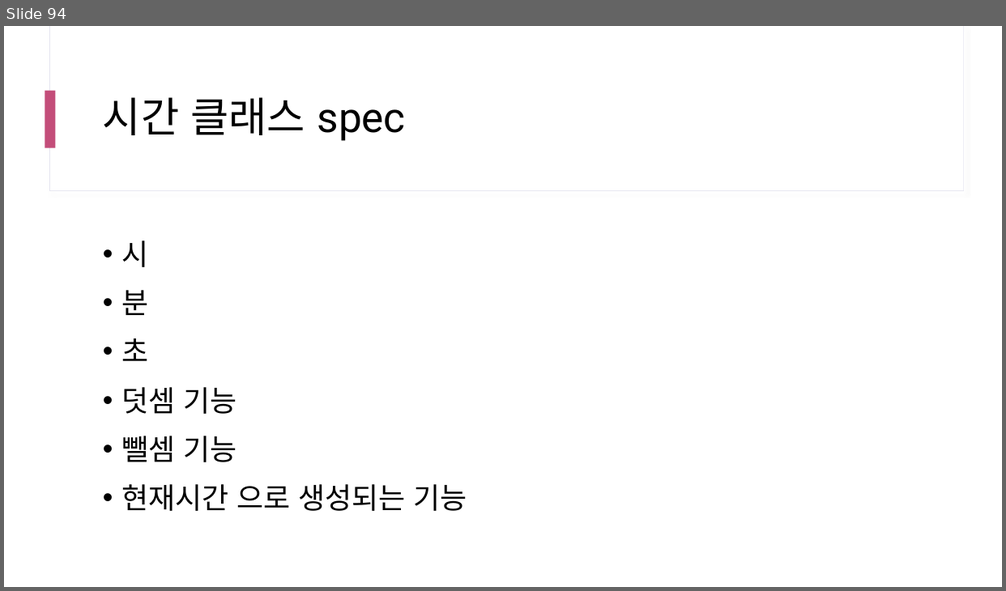
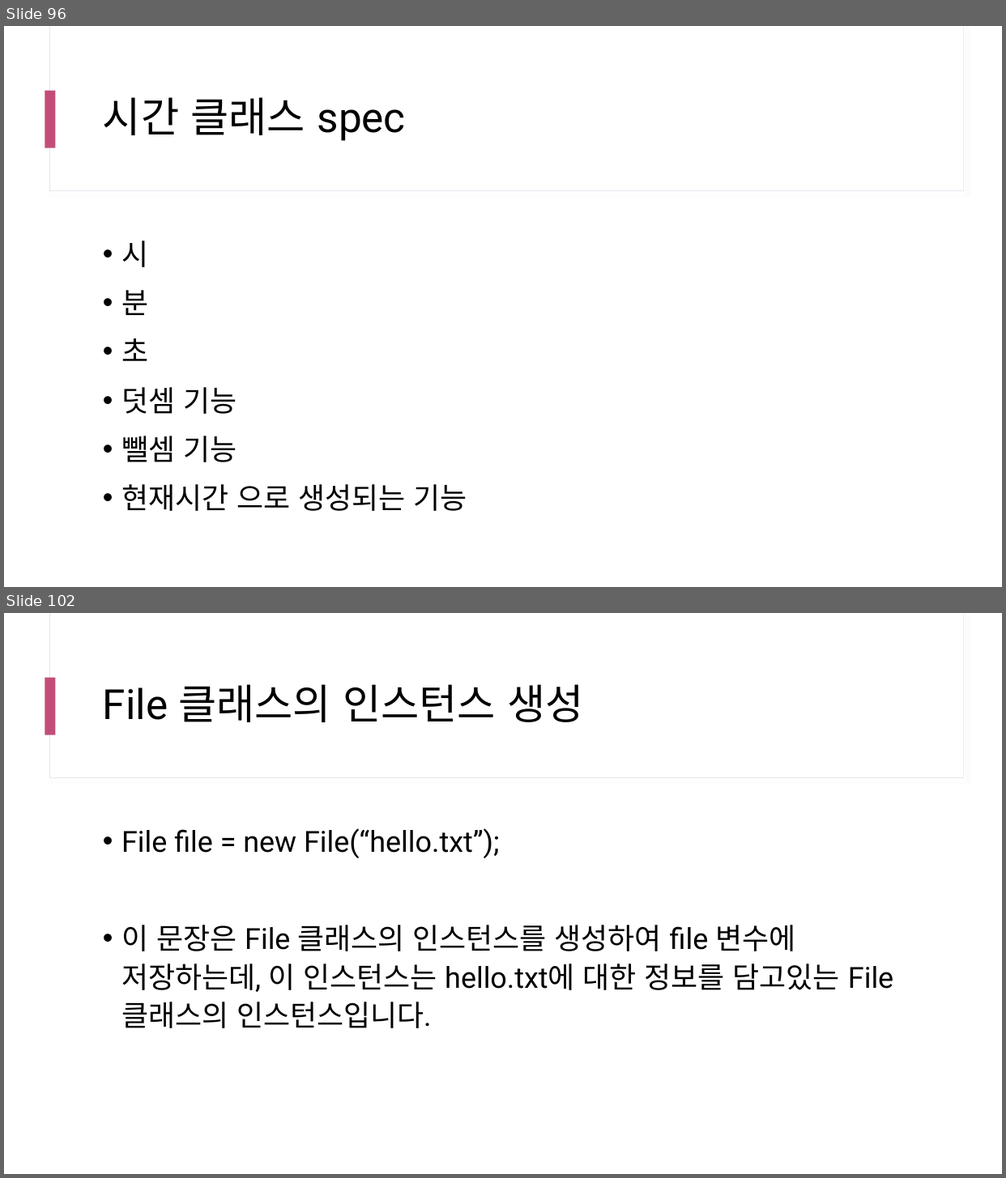
Before and after one commit to yhs0602/SPLIT_lecture_examples, a slide deck: docs/SPLIT 17차 Java.pptx. Shown one above the other, each under a label of ours: slide 94 before the commit, slides 96 and 102 after it; the slides between them are not shown. The pictures are 1006x591 and 1006x1178 pixels, drawn with LibreOffice and Linux fonts; fonts in the diff are those of the drawing. Boxes give left, top, right and bottom in pixels: in the first picture for what was removed or moved away, otherwise in the second. Text is boxed around its words. In the diff, an @@ line names an element or a change of style, - is before the commit and + after.

```diff
--- a/docs/SPLIT 17차 Java.pptx
+++ b/docs/SPLIT 17차 Java.pptx
@@ slide 102 added at (4, 613, 1002, 1174), background #FFFFFF; not listed: 3 template elements that a slide beside it also shows @@
@@ title added at (103, 684, 583, 722), 40 pt, text #000000 @@
+File 클래스의 인스턴스 생성
@@ text added at (121, 828, 840, 1029), 28 pt, text #000000 @@
+• File file = new File(“hello.txt”);
+• 이 문장은 File 클래스의 인스턴스를 생성하여 file 변수에 저장하는데, 이 인스턴스는 hello.txt에 대한 정보를 담고있는 File클래스의 인스턴스입니다.
@@ what was slide 94 is now slide 96 @@
```
Also in this commit, not shown: 2 slides changed, 13 other slides added.
